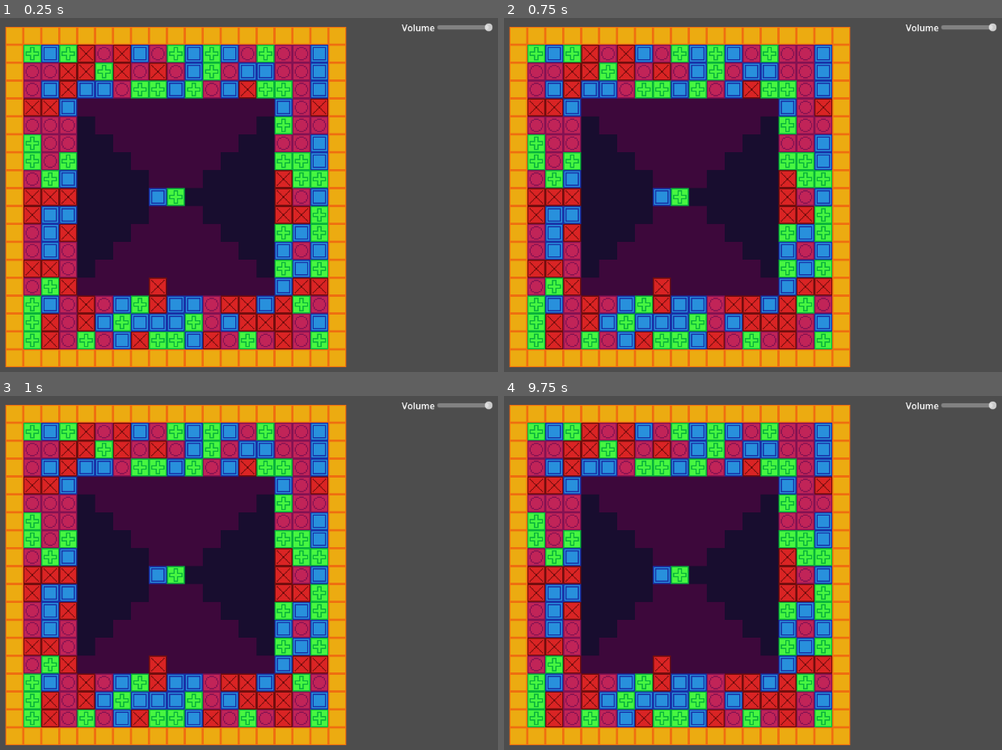
Above: before the commit, frames 1-4 (two rows, left to right).
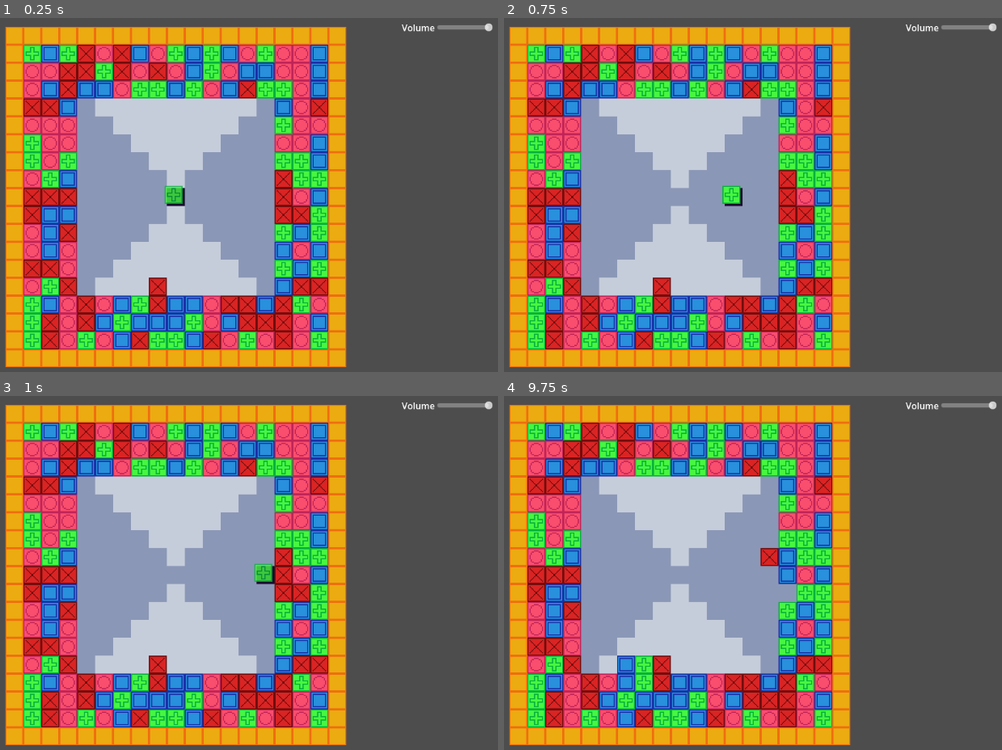
Above: after the commit, the same moments.

Repository: OwlyCode/LD54
Game: Godot game, scene res://game.tscn
The game is run twice, just before and just after one commit, with the same random seed, the same clock (stepped at 60 frames per second) and the same inputs.
Inputs:
- Up to frame 1 (0.25 s): no input
- Up to frame 2 (0.75 s): tap Enter at 0.5 s; hold Right (right) from 0.53 s (still down); tap Space (rotate) at 0.6 s
- Up to frame 3 (1 s): keep holding Right (right)
- Up to frame 4 (9.75 s): tap Space (rotate) at 1.25, 1.35, 2.1, 2.75, 2.85, 3.6, 4.35, 5, 5.1, 5.85, 6.6, 7.35, 8.1, 8.85, 9.6 s; release Right (right) at 1.28 s; hold Down (down) 1.28-2.03 s; tap Enter at 2, 4.25 s; hold Right (right) 2.03-2.78 s; hold Up (up) 2.78-3.53 s; hold Left (left) 3.53-5.03 s; hold Down (down) 5.03-5.78 s; hold Right (right) 5.78-6.53 s; hold Up (up) 6.53-7.28 s; hold Right (right) 7.28-8.03 s; hold Down (down) 8.03-8.78 s; hold Left (left) 8.78-9.53 s; hold Up (up) from 9.53 s (still down)

The runs differ from the first frame. In frame 1, 31% of the frame differs, in the area x 4-66%, y 7-94%; in frame 2, 31%; in frame 3, 31%; in frame 4, 31%.
Error after the commit: Invalid call. Nonexistent function 'get_color' in base 'Array'. (res://TileMap.gd:341)

Commit message:
New gameplay iteration

Diff:
--- a/Global.gd
+++ b/Global.gd
@@ -8,8 +8,9 @@
 var GRID_SIZE = 17
 var LOCK_TIME = 0.01
 var COMBO_TIME = 0.5
-var ACTION_TIME = 0.025
-var IDLE_TIME = 0.25
+var ACTION_TIME = 0.05
+var IDLE_TIME = 1.0
+var COOLDOWN_VALUE = 3.0
 
 func _ready():
 	var root = get_tree().get_root()
--- a/TileMap.gd
+++ b/TileMap.gd
@@ -1,6 +1,4 @@
 extends TileMap
-
-var COOLDOWN_VALUE = 0.5
 
 var state = []
 var gravity = []
@@ -12,16 +10,14 @@
 var fluid_cells = []
 var matching_cells = []
 
-var cooldown = COOLDOWN_VALUE
+var cooldown = Global.COOLDOWN_VALUE
 var action_cooldown = Global.ACTION_TIME
 var interacted = false
 var push = []
 
 
-var drop_cooldown = COOLDOWN_VALUE
 var lock_cooldown = Global.LOCK_TIME
 var combo_cooldown = Global.COMBO_TIME
-var idle_cooldown = Global.IDLE_TIME
 
 enum { DROPPING, LOCKING, MATCHING }
 
@@ -191,7 +187,7 @@
 func lock():
 	for cell in active_cells:
 		state[cell[0]][cell[1]] = cell[2]
-
+		fluid_cells.append([cell[0], cell[1]])
 
 	var matched = []
 
@@ -271,11 +267,6 @@
 		Block.new_random()
 	])
 
-
-func update_state():
-	# set_game_state(LOCKING)
-	pass
-
 func interact():
 	for p in push:
 		if p == Block.LEFT and can_move_left():
@@ -292,8 +283,20 @@
 
 	push = []
 
-func draw():
+var blink_timer = 0.0
+
+func draw(delta):
 	clear()
+
+	var active_grid = get_node("/root/game/ActiveGrid")
+
+	if blink_timer < 0.0:
+		blink_timer = lerpf(0.05, 0.5, cooldown / Global.COOLDOWN_VALUE)
+		active_grid.modulate.a = 0.8 if active_grid.modulate.a == 1.0 else 1.0
+
+	blink_timer -= delta
+
+	active_grid.clear()
 
 	for i in range(Global.GRID_SIZE):
 		for j in range(Global.GRID_SIZE):
@@ -301,11 +304,46 @@
 				set_cell(0, Vector2i(i, j), 1, state[i][j].get_color())
 
 	for cell in active_cells:
-		set_cell(0, Vector2i(cell[0], cell[1]), 1, cell[2].get_color())
-
-
-func _process(_delta):
-	draw()
+		set_cell(0, Vector2i(cell[0], cell[1]), 1, Vector2i(1, 1))
+		active_grid.set_cell(0, Vector2i(cell[0], cell[1]), 1, cell[2].get_color())
+
+		var projection = Vector2i(cell[0], cell[1])
+		var grav = gravity[cell[0]][cell[1]]
+
+		if grav == Block.DOWN:
+			var x = cell[1]
+
+			while x < Global.GRID_SIZE and state[cell[0]][x] == null:
+				projection = Vector2i(cell[0], x)
+				x += 1
+
+		if grav == Block.RIGHT:
+			var x = cell[0]
+
+			while x < Global.GRID_SIZE and state[x][cell[1]] == null:
+				projection = Vector2i(x, cell[1])
+				x += 1
+
+		if grav == Block.LEFT:
+			var x = cell[1]
+
+			while x >= 0 and state[x][cell[1]] == null:
+				projection = Vector2i(x, cell[1])
+				x -= 1
+
+		if grav == Block.UP:
+			var x = cell[0]
+
+			while x >= 0 and state[cell[0]][x] == null:
+				projection = Vector2i(cell[0], x)
+				x -= 1
+
+		set_cell(0, projection, 1, cell.get_color() + Vector2i(0, 2))
+
+
+
+func _process(delta):
+	draw(delta)
 	display_debug()
 
 func rotate_piece():
@@ -340,6 +378,8 @@
 			lock_cooldown = Global.LOCK_TIME
 		if s == MATCHING:
 			lock_cooldown = Global.COMBO_TIME
+		if s == DROPPING:
+			cooldown = Global.COOLDOWN_VALUE
 
 	game_state = s
 
@@ -350,13 +390,17 @@
 		if lock_cooldown < 0:
 			matching_cells = lock()
 			lock_cooldown = Global.LOCK_TIME
-			print(fluid_cells)
 
 			if len(matching_cells) > 0:
 				set_game_state(MATCHING)
 			else:
-				set_game_state(DROPPING)
-				spawn_piece()
+				matching_cells = pack()
+
+				if len(matching_cells) > 0:
+					set_game_state(MATCHING)
+				else:
+					set_game_state(DROPPING)
+					spawn_piece()
 
 	if game_state == MATCHING:
 		combo_cooldown -= delta
@@ -398,25 +442,14 @@
 
 	action_cooldown -= delta
 
-	idle_cooldown -= delta
-
-	if interacted:
-		idle_cooldown = Global.IDLE_TIME
-
 	interact()
 	interacted = false
 
-	if idle_cooldown < 0:
-		lock()
-
 	if game_state == DROPPING:
 		cooldown -= delta
 
 		if cooldown < 0:
-			cooldown = COOLDOWN_VALUE
-			update_state()
-
-
+			set_game_state(LOCKING)
 
 func display_debug():
 	var debug_ts = get_node("/root/game/Debug")
--- a/game.tscn
+++ b/game.tscn
@@ -35,6 +35,11 @@
 format = 2
 script = ExtResource("3_k2dhn")
 
+[node name="ActiveGrid" type="TileMap" parent="."]
+position = Vector2(-2, -2)
+tile_set = ExtResource("3_ie55p")
+format = 2
+
 [node name="UI" type="TileMap" parent="."]
 tile_set = ExtResource("3_ie55p")
 format = 2
--- a/tileset.tres
+++ b/tileset.tres
@@ -13,6 +13,10 @@
 0:3/0 = 0
 1:3/0 = 0
 2:3/0 = 0
+0:2/0 = 0
+1:2/0 = 0
+3:2/0 = 0
+2:2/0 = 0
 
 [resource]
 sources/1 = SubResource("TileSetAtlasSource_bt023")
Binary file changed: block.png
Binary file changed: layout.aseprite
Binary file changed: layout.png
Not shown, changed: TODO
